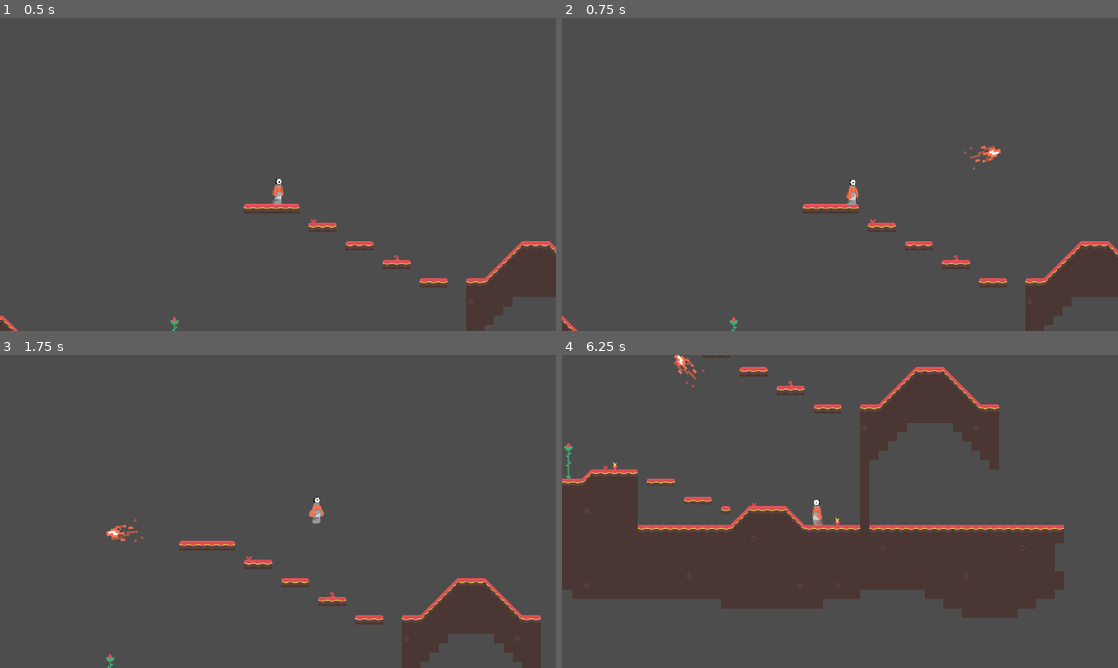
Above: before the commit, frames 1-4 (two rows, left to right).
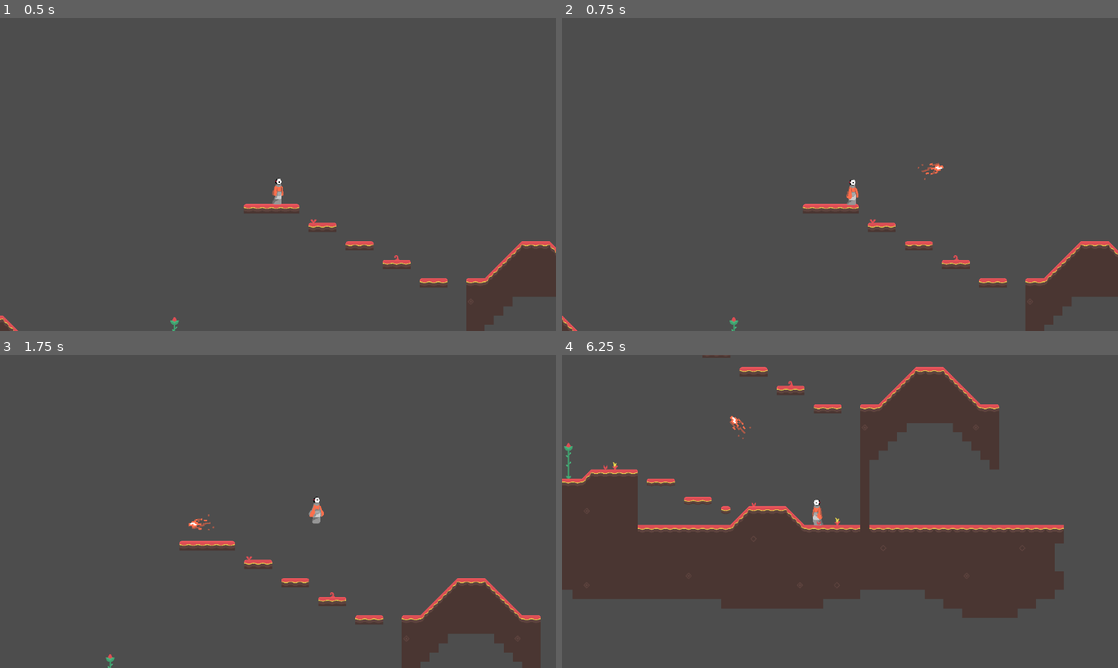
Above: after the commit, the same moments.

Repository: unsaltedkale/Quilt
Game: Godot game, scene res://Emily WIP/emtest2_0.tscn
The game is run twice, just before and just after one commit, with the same random seed, the same clock (stepped at 60 frames per second) and the same inputs. This scene is started directly instead of the project's main scene. The engine's default icon, where the game draws it, is replaced by a stand-in: a white triangle on a blue panel in a dark square.
Inputs (mouse positions are in pixels of both pictures, inside the frame that each line leads up to):
- Up to frame 1 (0.5 s): no input
- Up to frame 2 (0.75 s): tap Enter at 0.5 s; move the mouse to (962, 158) at 0.52 s; hold D (move_right) from 0.53 s (still down); click (962, 158) at 0.6 s
- Up to frame 3 (1.75 s): keep holding D (move_right); tap Space (jump) at 0.77, 1.52 s; move the mouse to (166, 527) at 1.27 s; tap S (crouch) at 1.35 s; click (166, 527) at 1.55 s
- Up to frame 4 (6.25 s): move the mouse to (895, 442) at 2.02 s; release D (move_right) at 2.03 s; hold A (move_left) 2.03-2.78 s; click (895, 442) at 2.1 s; move the mouse to (812, 574) at 2.77 s; hold D (move_right) 2.78-4.28 s; tap E (interact) at 2.85, 5.85 s; tap Space (jump) at 3.02, 3.77, 4.52, 6.02 s; click (812, 574) at 3.05 s; move the mouse to (1006, 558) at 3.52 s; click (1006, 558) at 3.6 s; move the mouse to (673, 464) at 4.27 s; hold A (move_left) 4.28-5.03 s; tap S (crouch) at 4.35 s; click (673, 464) at 4.55 s; move the mouse to (867, 511) at 5.02 s; hold D (move_right) 5.03-5.78 s; click (867, 511) at 5.1 s; move the mouse to (756, 433) at 5.77 s; hold A (move_left) from 5.78 s (still down); click (756, 433) at 6.05 s

Frame 1 is identical in both runs. In frame 2, 0.2% of the frame differs, in the area x 64-79%, y 40-52%; in frame 3, 0.2%, in the area x 19-39%, y 50-60%; in frame 4, 0.2%.

Commit message:
projectile and start of stasis fix

Diff:
--- a/Emily WIP/Scenes/red_projectile.tscn
+++ b/Emily WIP/Scenes/red_projectile.tscn
@@ -36,10 +36,10 @@
 }]
 
 [node name="RedProjectile" type="Area2D" groups=["Projectile"]]
-scale = Vector2(0.5, 0.5)
+scale = Vector2(0.35, 0.35)
 collision_layer = 31
 script = ExtResource("1_td6lh")
-speed = Vector2(2000, 2000)
+speed = Vector2(1200, 1200)
 
 [node name="CollisionShape2D" type="CollisionShape2D" parent="."]
 scale = Vector2(4.8250036, 4.8250036)
--- a/Emily WIP/Scripts/stasis.gd
+++ b/Emily WIP/Scripts/stasis.gd
@@ -6,7 +6,6 @@
 func _physics_process(_delta: float) -> void:
 	if timer > 0:
 		timer -= 1 * _delta
-		print(timer)
 	else:
 		timer = 0
 	if player.is_stasis:
@@ -14,12 +13,7 @@
 
 func on_body_entered(area: Area2D):
 	if timer <= 0:
-		print("timer at 0")
 		if area.is_in_group("Projectile") or area.is_in_group("Player"):
 			player.is_stasis = true
 			player.position = position
 			player.collected_objects = player.max_objects
-
-func on_body_exited(area: Area2D):
-	if area.is_in_group("Player"):
-		player.is_stasis = false
--- a/Emily WIP/Scripts/stasis_state.gd
+++ b/Emily WIP/Scripts/stasis_state.gd
@@ -7,9 +7,9 @@
 	player.velocity = Vector2(0,0)
 
 func Physics_Update(_delta):
-	player.velocity = Vector2(0,0)
-	player.is_stasis = true
-	if Input.is_action_just_pressed("fire_projectile") and player.collected_objects != 0:
+	if Input.is_action_just_pressed("fire_projectile"):
+		player.is_stasis = false
 		Transition.emit(self, "recoil")
-		player.is_stasis = false
 		stasis.timer = .5
+	else:
+		player.velocity = Vector2(0,0)
--- a/Emily WIP/emtest2_0.tscn
+++ b/Emily WIP/emtest2_0.tscn
@@ -839,3 +839,6 @@
 
 [node name="Stasis" parent="." instance=ExtResource("4_jbwj1")]
 position = Vector2(2263, 505)
+
+[node name="Stasis2" parent="." instance=ExtResource("4_jbwj1")]
+position = Vector2(3354, 1638)
